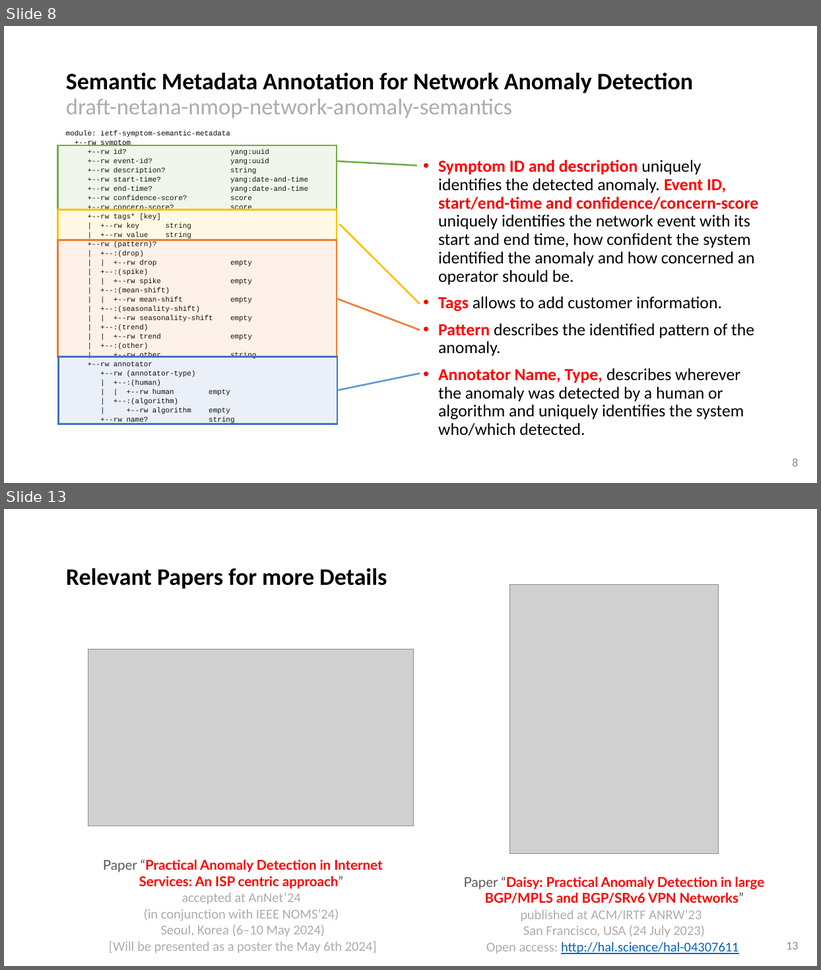
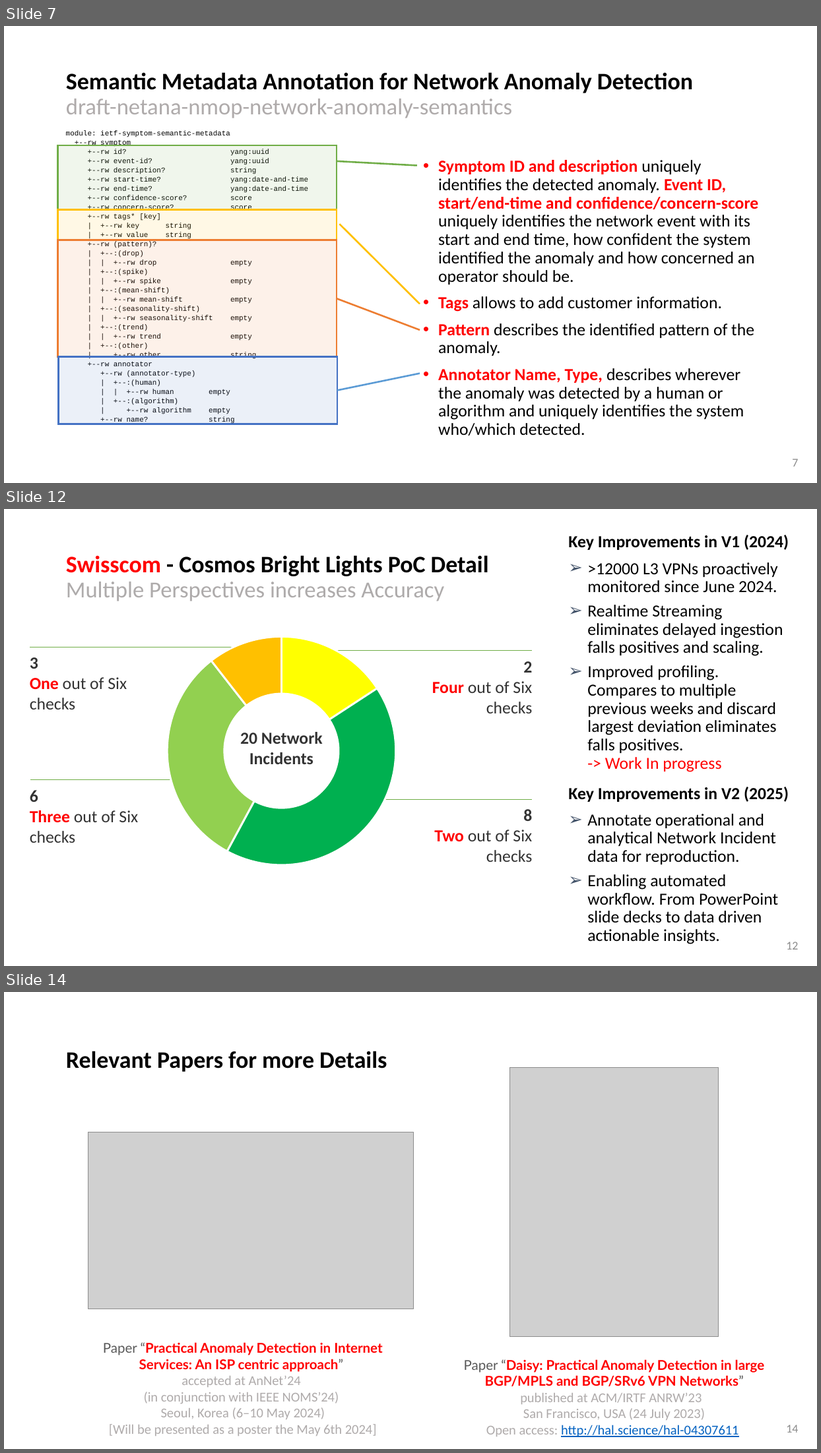
Before and after one commit to network-analytics/ietf-network-analytics-document-status, a slide deck: 120/NMOP/draft-netana-nmop-network-anomaly-architecture-semantics-lifecycle.pptx. Shown one above the other, each under a label of ours: slides 8 and 13 before the commit, slides 7, 12 and 14 after it; the slides between them are not shown. The pictures are 821x970 and 821x1453 pixels, drawn with LibreOffice and Linux fonts; fonts in the diff are those of the drawing; grey boxes stand for pictures. Boxes give left, top, right and bottom in pixels: in the first picture for what was removed or moved away, otherwise in the second. Text is boxed around its words. In the diff, an @@ line names an element or a change of style, - is before the commit and + after.

```diff
--- a/120/NMOP/draft-netana-nmop-network-anomaly-architecture-semantics-lifecycle.pptx
+++ b/120/NMOP/draft-netana-nmop-network-anomaly-architecture-semantics-lifecycle.pptx
@@ slide 12 added at (4, 509, 817, 966), background #FFFFFF @@
@@ text added at (568, 535, 789, 945), 20 pt, text #000000 @@
+Key Improvements in V1 (2024)
+➢ >12000 L3 VPNs proactively monitored since June 2024.
+➢ Realtime Streaming eliminates delayed ingestion falls positives and scaling.
+➢ Improved profiling. Compares to multiple previous weeks and discard largest deviation eliminates falls positives.
+  -> Work In progress
+Key Improvements in V2 (2025)
+➢ Annotate operational and analytical Network Incident data for reproduction.
+➢ Enabling automated workflow. From PowerPoint slide decks to data driven actionable insights.
@@ title added at (66, 555, 489, 601), 27 pt, text #AEABAB @@
+Swisscom - Cosmos Bright Lights PoC Detail
+Multiple Perspectives increases Accuracy
@@ doughnut chart added at (160, 590, 404, 913) @@
+categories: 1, 2, 3, 4
+Series 1: 16, 42, 32, 11
@@ line added from (30, 647) to (232, 647), #70AD47 0.5 pt @@
@@ text added at (30, 657, 127, 710), 20 pt, text #333333 @@
+3
+One out of Six checks
@@ ellipse added at (201, 665, 362, 831), 20 pt, text #333333, bold @@
+20 Network Incidents
@@ line added from (330, 650) to (532, 650), #70AD47 0.5 pt @@
@@ text added at (432, 661, 532, 714), 20 pt, text #333333 @@
+2
+Four out of Six checks
@@ line added from (31, 780) to (181, 780), #70AD47 0.5 pt @@
@@ text added at (30, 790, 138, 843), 20 pt, text #333333 @@
+6
+Three out of Six checks
@@ line added from (382, 799) to (532, 799), #70AD47 0.5 pt @@
@@ text added at (434, 809, 532, 862), 20 pt, text #333333 @@
+8
+Two out of Six checks
@@ page number added at (786, 942, 798, 950), 14 pt, text #8C8C8C @@
+12
@@ what was slide 8 is now slide 7 @@
@@ page number at (792, 459, 798, 467): text changed @@
-8
+7
@@ what was slide 13 is now slide 14 @@
@@ page number at (786, 1425, 798, 1433): text changed @@
-13
+14
```
Also in this commit, not shown: 3 slides changed, 3 other slides added, 3 slides removed, 1 other file.
